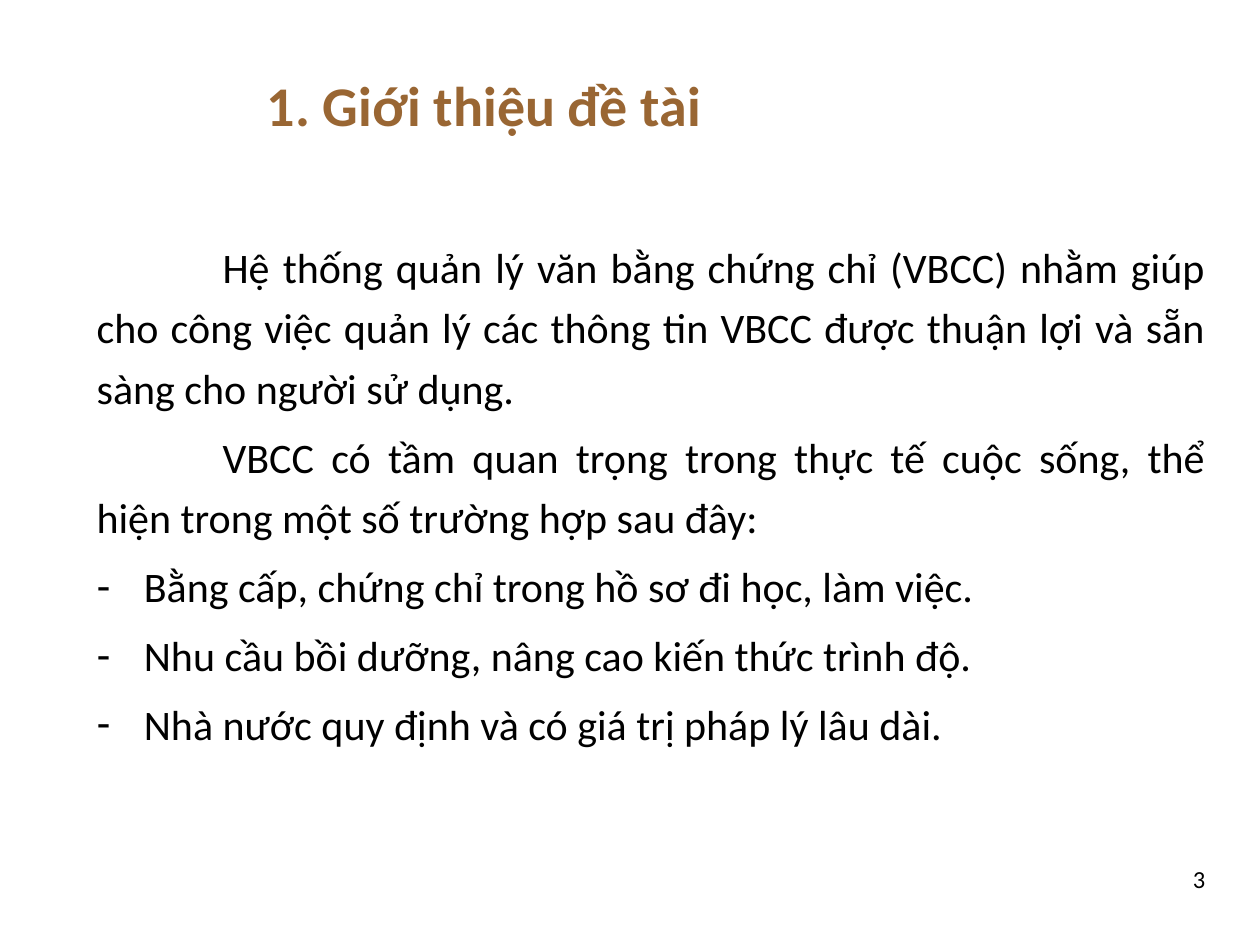
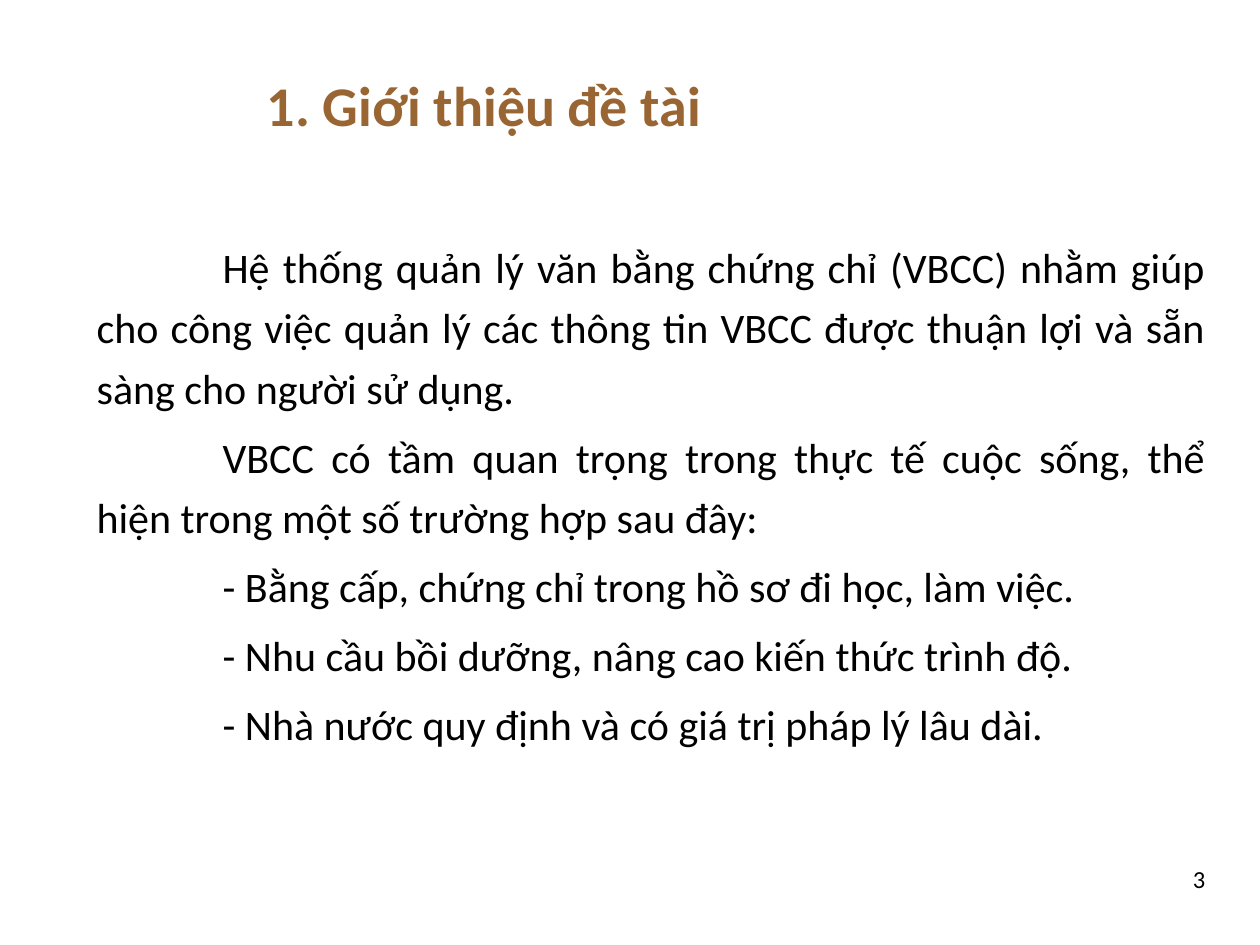
Before and after one commit to dtdungm/blockchain-vbcc, a slide deck: slide 3 of luan_van.pptx. Drawn at 1260x945 pixels with LibreOffice and Linux fonts; fonts in the diff are those of the drawing; background and template pictures are left out. Boxes give left, top, right and bottom in pixels: in the first picture for what was removed or moved away, otherwise in the second. Text is boxed around its words. In the diff, an @@ line names an element or a change of style, - is before the commit and + after.

Commit message:
update

```diff
--- a/luan_van.pptx
+++ b/luan_van.pptx
@@ text at (245, 568, 1074, 748): text changed @@
-– Bằng cấp, chứng chỉ trong hồ sơ đi học, làm việc.
-– Nhu cầu bồi dưỡng, nâng cao kiến thức trình độ.
-– Nhà nước quy định và có giá trị pháp lý lâu dài.
+- Bằng cấp, chứng chỉ trong hồ sơ đi học, làm việc.
+- Nhu cầu bồi dưỡng, nâng cao kiến thức trình độ.
+- Nhà nước quy định và có giá trị pháp lý lâu dài.
```
Also in this commit, not shown: 6 other slides changed, 2 slides added, 1 slide removed.
